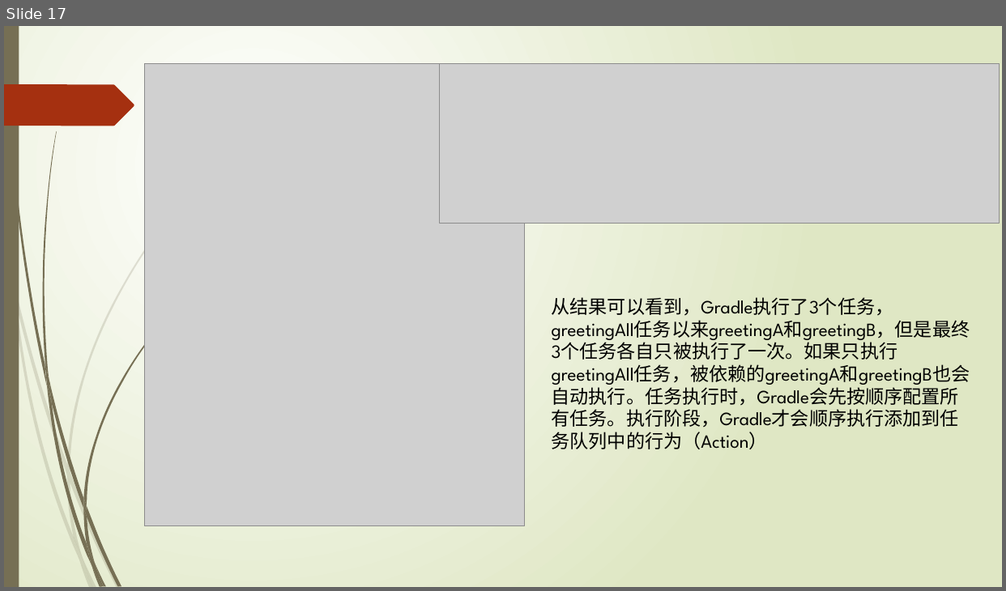
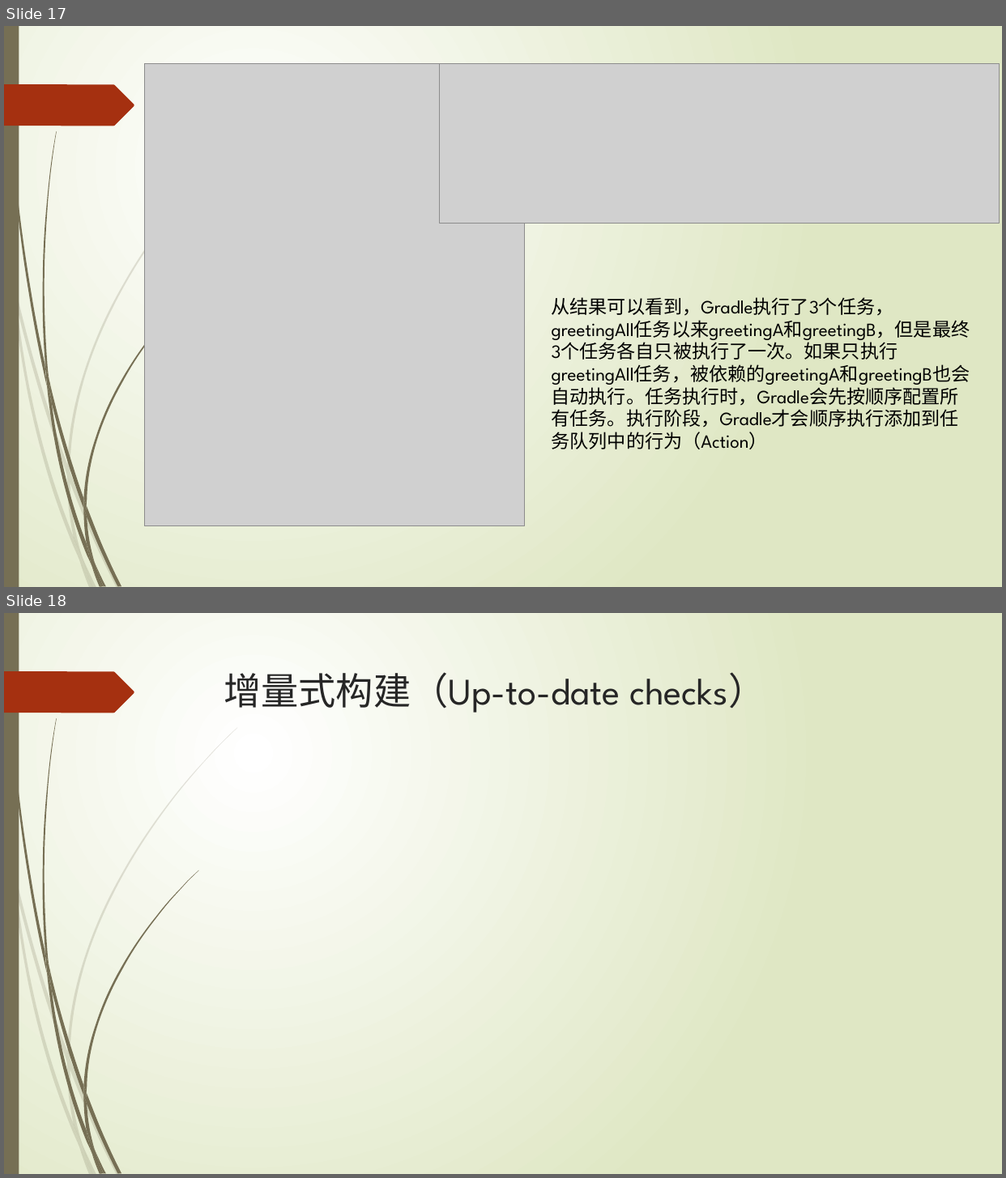
Before and after one commit to xljnc/gradle-springboot-plugin, a slide deck: doc/Gradle浅析.pptx. Shown one above the other, each under a label of ours: slide 17 before the commit, slides 17 and 18 after it. The pictures are 1006x591 and 1006x1178 pixels, drawn with LibreOffice and Linux fonts; fonts in the diff are those of the drawing; grey boxes stand for pictures. Boxes give left, top, right and bottom in pixels: in the first picture for what was removed or moved away, otherwise in the second. Text is boxed around its words. In the diff, an @@ line names an element or a change of style, - is before the commit and + after.

Commit message:
插件 by qiyu 2021-12-16

```diff
--- a/doc/Gradle浅析.pptx
+++ b/doc/Gradle浅析.pptx
@@ slide 18 added at <box>4,613,1002,1174</box>, background gradient #FFFFFF to #DFE8C4; not listed: 24 template elements that a slide beside it also shows @@
@@ title added at <box>224,672,765,713</box>, 36 pt, text #262626 @@
+增量式构建（Up-to-date checks）
```
